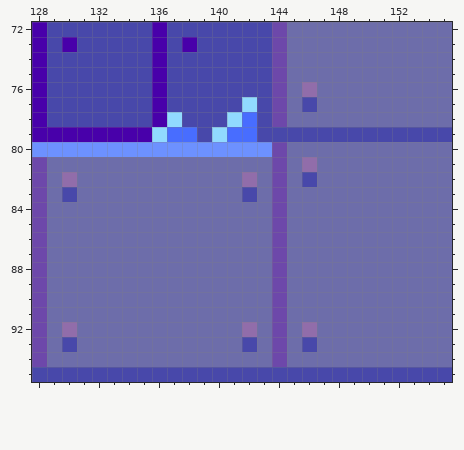
File history of a pixel-art file, aseprite work/level 13.aseprite. The picture above was drawn from the file before the commit.
256x256 pixels, 1 frame. Shown: x 128..155, y 72..95. The commit also changed other parts of the picture, which this record leaves out.
New version:
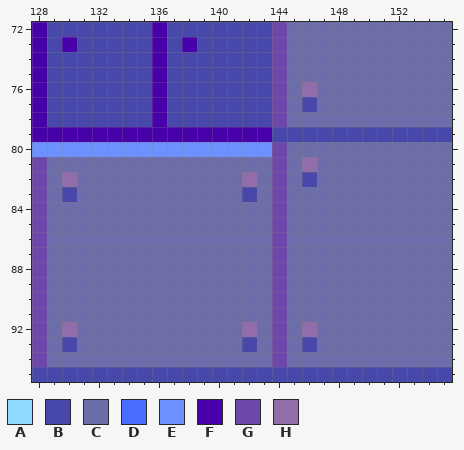
Palette (. is transparent): A #91daff  B #4848aa  C #6d6daa  D #486dff  E #6d91ff  F #4800aa  G #6d48aa  H #916daa
Diff:
--- layer "Tilemap 1"
@@ x 134..145 @@
 76 BBFBBBBBBBGC
-77 BBFBBBBBABGC
-78 BBFABBBADBGC
-79 FFADDBADDBBB
+77 BBFBBBBBBBGC
+78 BBFBBBBBBBGC
+79 FFFFFFFFFFBB
 80 EEEEEEEEEEGC
